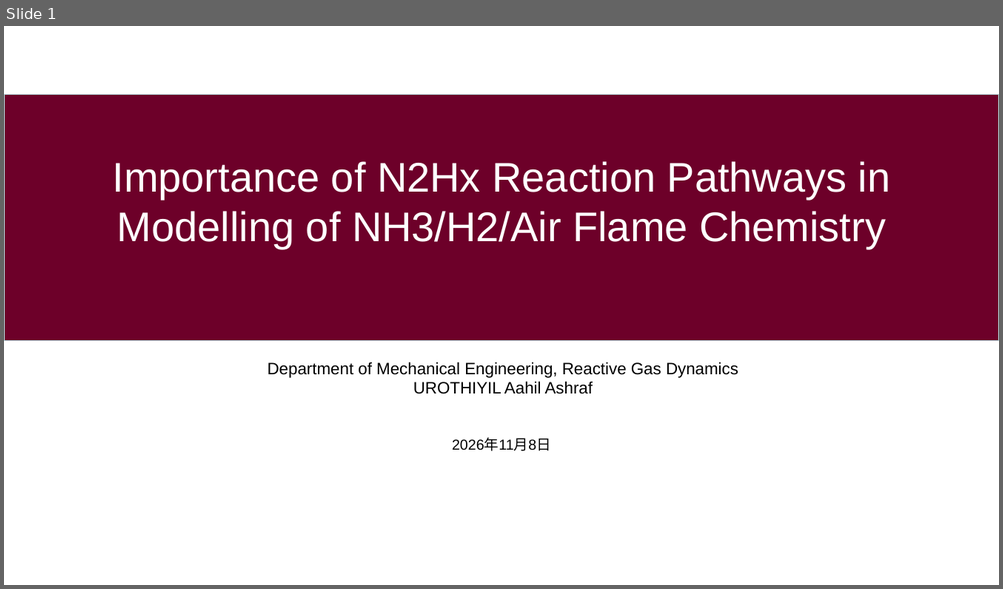
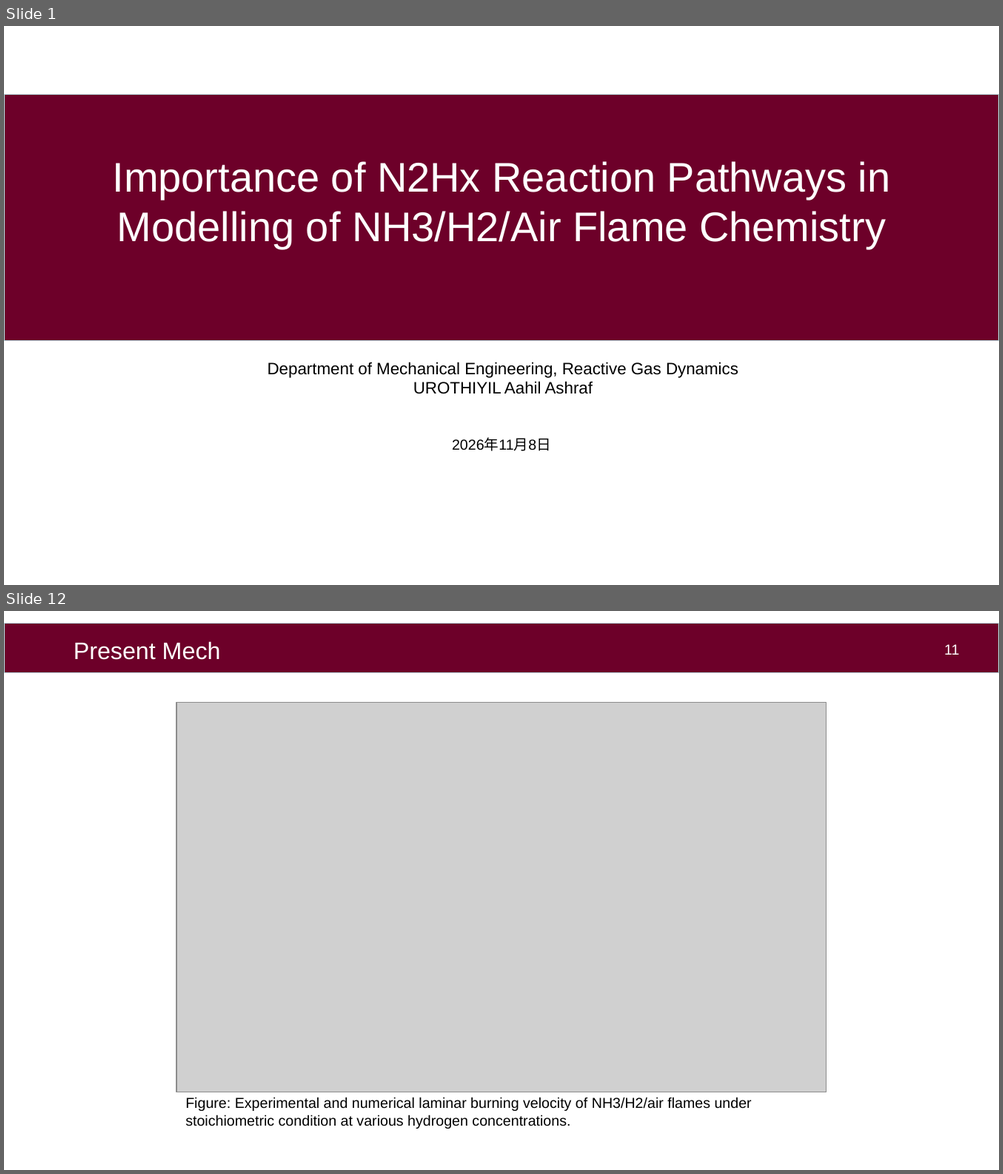
Before and after one commit to aahil-wq/lab-presentations, a slide deck: icfd2026/pres/kyushu_ppt_16-9.pptx. Shown one above the other, each under a label of ours: slide 1 before the commit, slides 1 and 12 after it; the slides between them are not shown. The pictures are 1003x589 and 1003x1174 pixels, drawn with LibreOffice and Linux fonts; fonts in the diff are those of the drawing; grey boxes stand for pictures; background and template pictures are left out. Boxes give left, top, right and bottom in pixels: in the first picture for what was removed or moved away, otherwise in the second. Text is boxed around its words. In the diff, an @@ line names an element or a change of style, - is before the commit and + after.

```diff
--- a/icfd2026/pres/kyushu_ppt_16-9.pptx
+++ b/icfd2026/pres/kyushu_ppt_16-9.pptx
@@ slide 12 added at (4, 611, 999, 1170), background #FFFFFF @@
@@ rectangle added at (4, 624, 999, 674), fill #6D0029, outline #B6DCDF 0.75 pt @@
@@ text added at (74, 641, 221, 660), 23 pt, text #FFFFFF @@
+Present Mech
@@ page number added at (944, 644, 959, 655), 14 pt, text #FFFFFF @@
+11
@@ picture added at (176, 703, 826, 1093) @@
@@ text added at (185, 1097, 751, 1129), 14 pt, text #000000 @@
+Figure: Experimental and numerical laminar burning velocity of NH3/H2/air flames under stoichiometric condition at various hydrogen concentrations.
```
Also in this commit, not shown: 8 slides changed, 4 other slides added, 3 other files.
